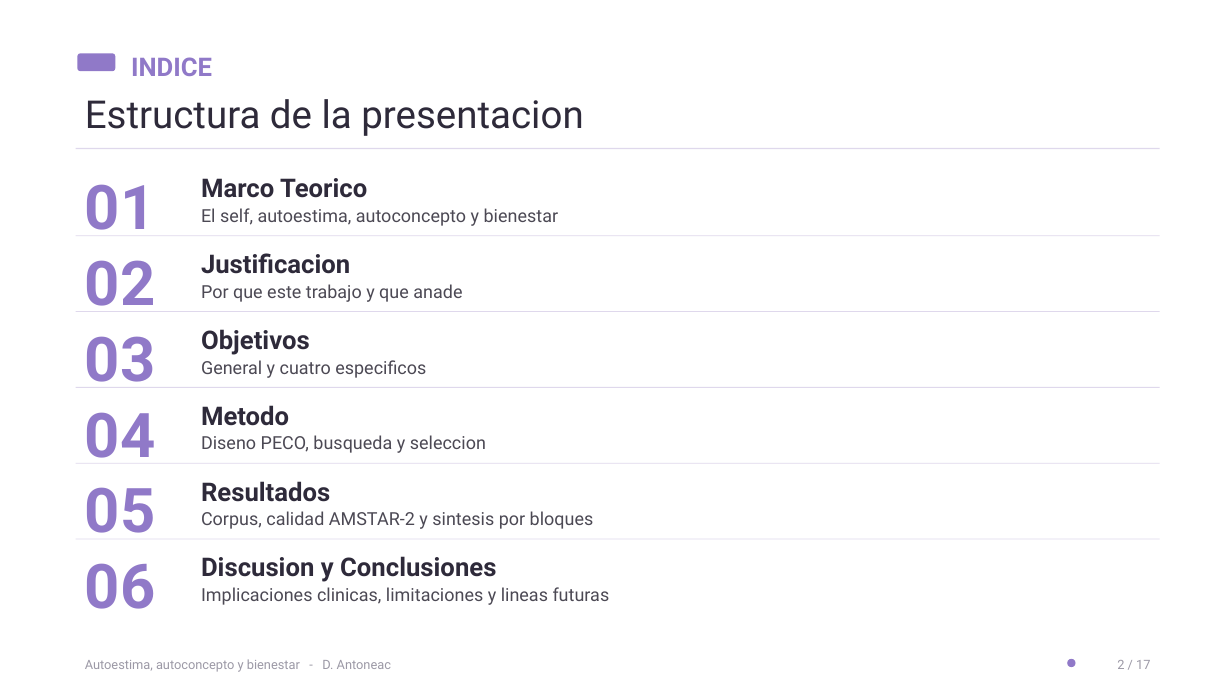
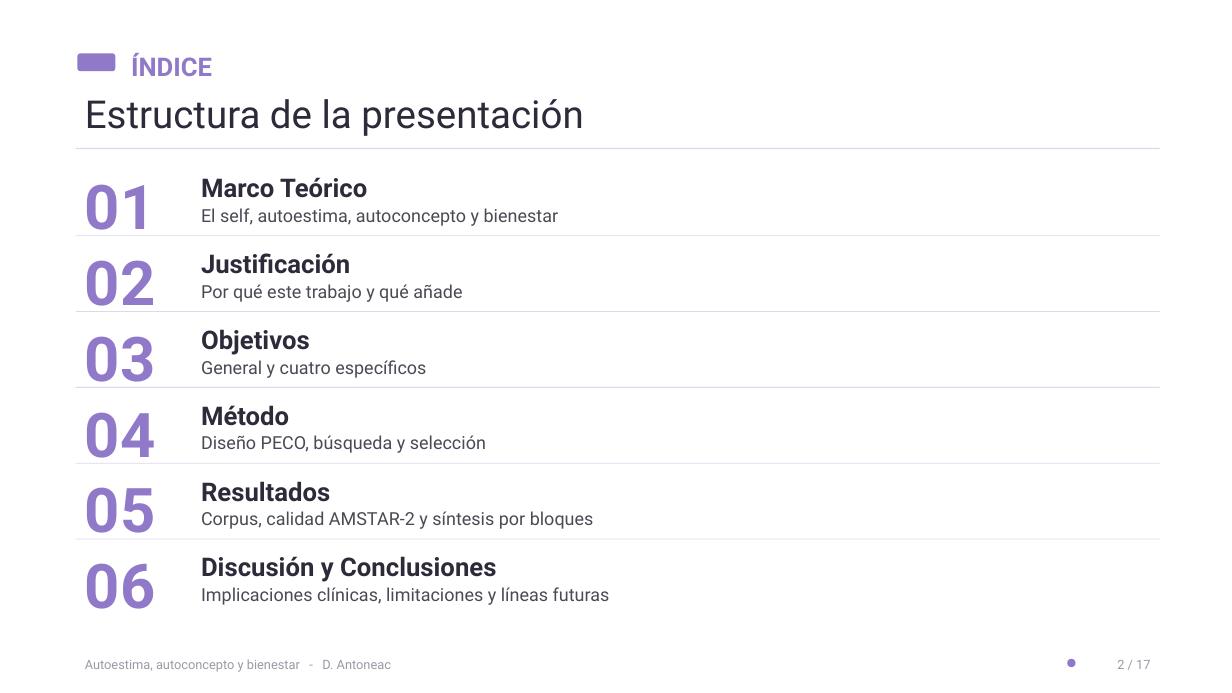
Before and after one commit to denisaantoneac23-dotcom/tfm-presentacion, a slide deck: slide 2 of TFM_Presentacion_Denisa_Antoneac_v8.pptx. Drawn at 1232x693 pixels with LibreOffice and Linux fonts; fonts in the diff are those of the drawing. Boxes give left, top, right and bottom in pixels: in the first picture for what was removed or moved away, otherwise in the second. Text is boxed around its words. In the diff, an @@ line names an element or a change of style, - is before the commit and + after.

```diff
--- a/TFM_Presentacion_Denisa_Antoneac_v8.pptx
+++ b/TFM_Presentacion_Denisa_Antoneac_v8.pptx
@@ text at (x1=131, y1=53, x2=212, y2=76): text changed @@
-INDICE
+ÍNDICE
@@ text at (x1=85, y1=99, x2=583, y2=136): text changed @@
-Estructura de la presentacion
+Estructura de la presentación
@@ text at (x1=201, y1=177, x2=367, y2=198): text changed @@
-Marco Teorico
+Marco Teórico
@@ text at (x1=201, y1=253, x2=350, y2=274): text changed @@
-Justificacion
+Justificación
@@ text at (x1=201, y1=284, x2=462, y2=302): text changed @@
-Por que este trabajo y que anade
+Por qué este trabajo y qué añade
@@ text at (x1=201, y1=360, x2=426, y2=378): text changed @@
-General y cuatro especificos
+General y cuatro específicos
@@ text at (x1=201, y1=405, x2=289, y2=426): text changed @@
-Metodo
+Método
@@ text at (x1=201, y1=435, x2=486, y2=453): text changed @@
-Diseno PECO, busqueda y seleccion
+Diseño PECO, búsqueda y selección
@@ text at (x1=201, y1=511, x2=594, y2=529): text changed @@
-Corpus, calidad AMSTAR-2 y sintesis por bloques
+Corpus, calidad AMSTAR-2 y síntesis por bloques
@@ text at (x1=201, y1=556, x2=496, y2=582): text changed @@
-Discusion y Conclusiones
+Discusión y Conclusiones
@@ text at (x1=201, y1=587, x2=610, y2=605): text changed @@
-Implicaciones clinicas, limitaciones y lineas futuras
+Implicaciones clínicas, limitaciones y líneas futuras
```
Also in this commit, not shown: 5 other slides changed.
